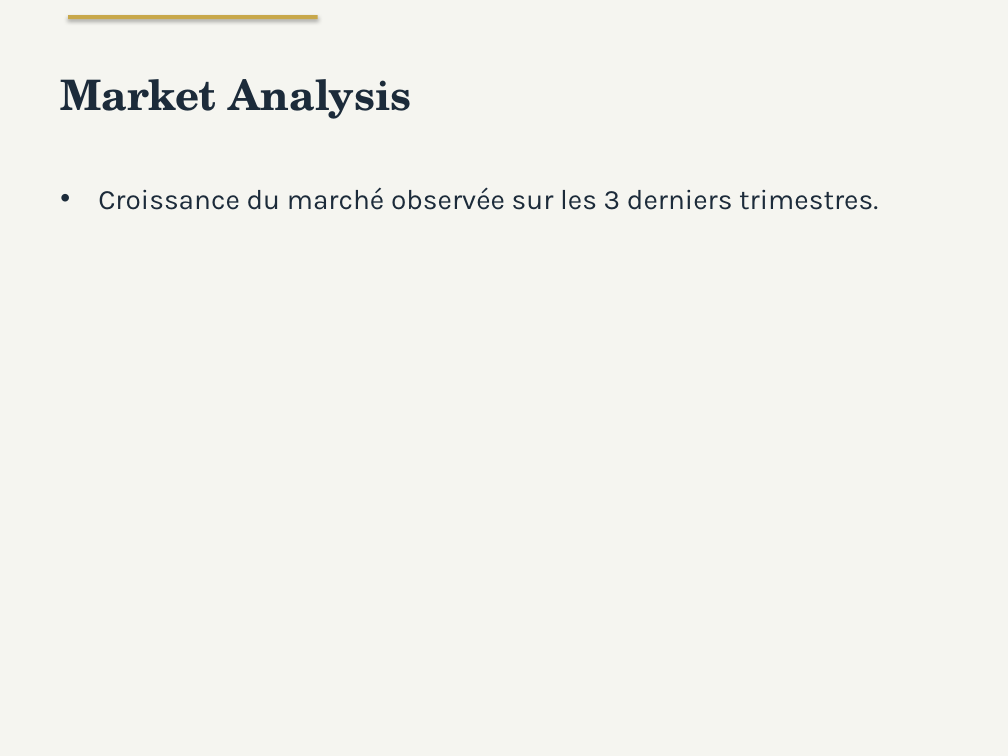
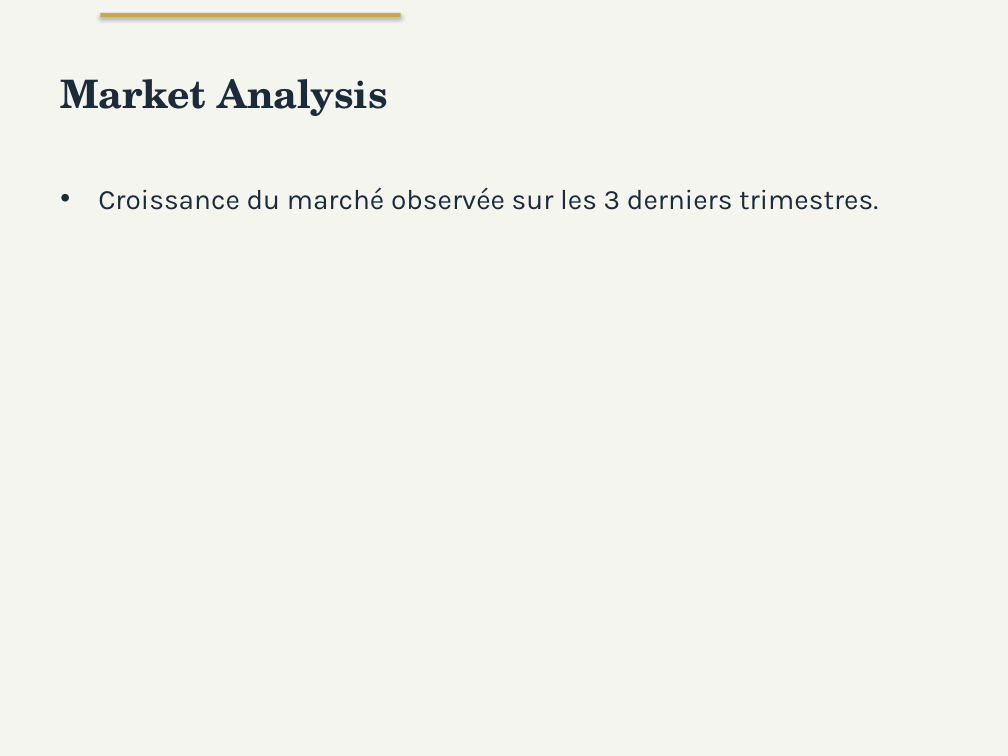
Before and after one commit to matisselebretonmatisselebreton-arch/salut, a slide deck: slide 3 of output/test_corporate_redesigned.pptx. Drawn at 1008x756 pixels with LibreOffice and Linux fonts; fonts in the diff are those of the drawing. Boxes give left, top, right and bottom in pixels: in the first picture for what was removed or moved away, otherwise in the second. Text is boxed around its words. In the diff, an @@ line names an element or a change of style, - is before the commit and + after.

```diff
--- a/output/test_corporate_redesigned.pptx
+++ b/output/test_corporate_redesigned.pptx
@@ rectangle: place and size @@
-rectangle at [69,15,319,19]
+rectangle at [101,13,401,17]
@@ title "Market Analysis" at [60,79,387,116]: size 30 to 28 pt @@
```
Also in this commit, not shown: 2 other slides changed, 1 other file.
